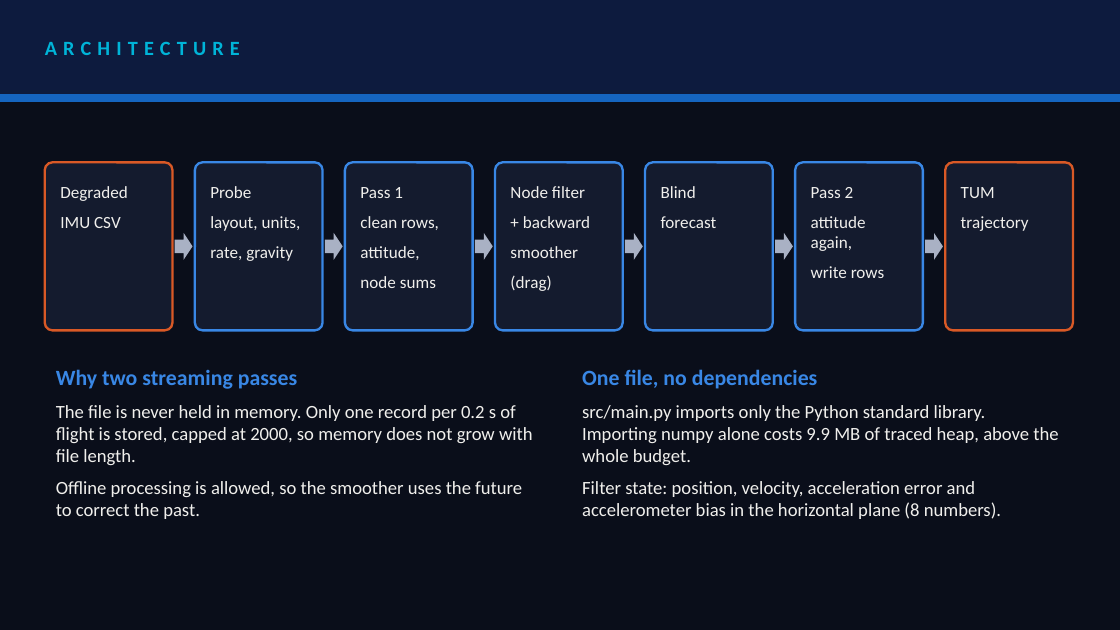
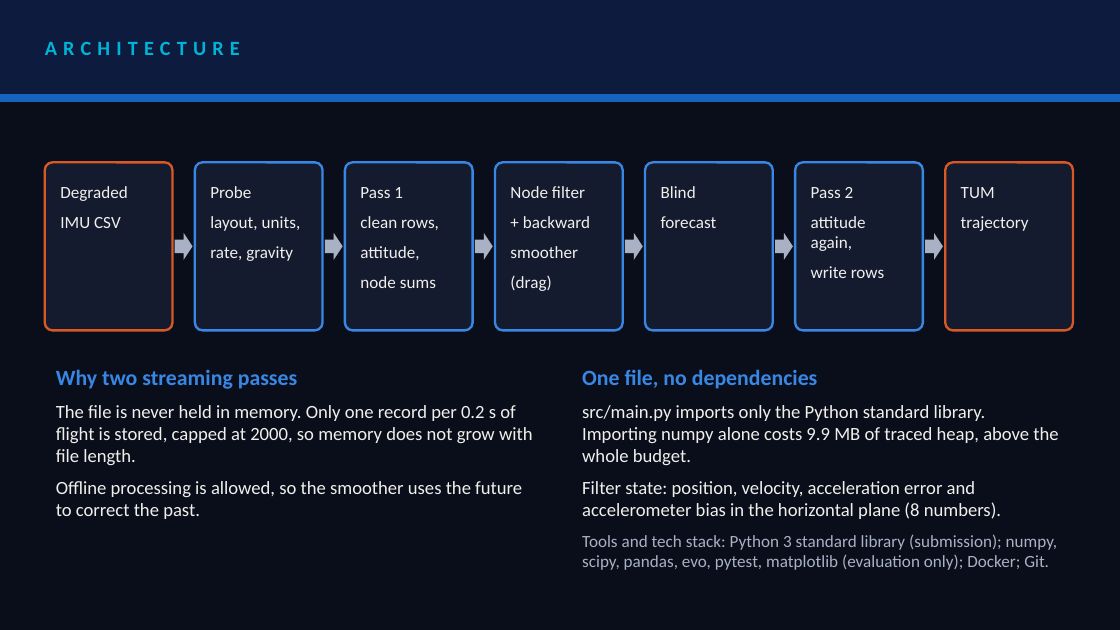
Before and after one commit to akshat333-debug/Ghost-Track, a slide deck: slide 4 of docs/VITVellore_ZeroDrift.pptx. Drawn at 1120x630 pixels with LibreOffice and Linux fonts; fonts in the diff are those of the drawing. Boxes give left, top, right and bottom in pixels: in the first picture for what was removed or moved away, otherwise in the second. Text is boxed around its words. In the diff, an @@ line names an element or a change of style, - is before the commit and + after.

```diff
--- a/docs/VITVellore_ZeroDrift.pptx
+++ b/docs/VITVellore_ZeroDrift.pptx
@@ text at <box>582,534,1057,570</box>: paragraph added @@
+Tools and tech stack: Python 3 standard library (submission); numpy, scipy, pandas, evo, pytest, matplotlib (evaluation only); Docker; Git.
```
Also in this commit, not shown: 5 other files.
